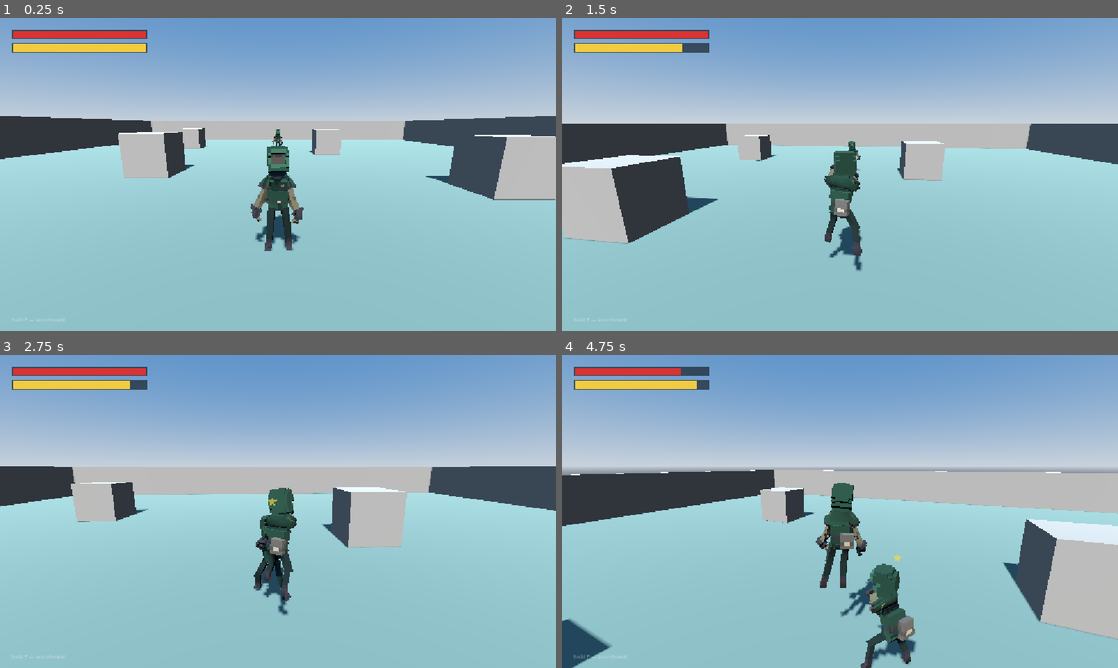
Above: before the commit, frames 1-4 (two rows, left to right).
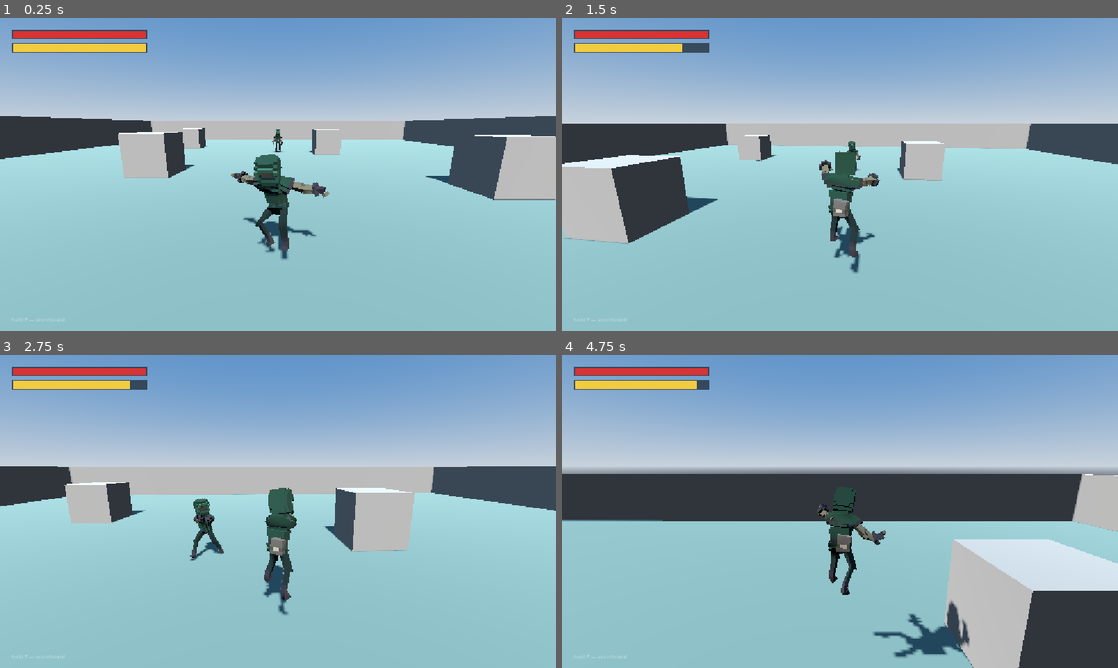
Above: after the commit, the same moments.

Repository: therealssorw/astria
Game: Godot game, scene res://scenes/main.tscn
The game is run twice, just before and just after one commit, with the same random seed, the same clock (stepped at 60 frames per second) and the same inputs. This scene is started directly instead of the project's main scene. A sky picture missing from this copy of the repository is replaced by a grey-blue gradient. Sound files missing from this copy of the repository are replaced by a short silence.
Inputs (mouse positions are in pixels of both pictures, inside the frame that each line leads up to):
- Up to frame 1 (0.25 s): no input
- Up to frame 2 (1.5 s): tap Enter (ui_accept) at 0.5 s; move the mouse to (867, 174) at 0.52 s; hold W (move_forward) from 0.53 s (still down); tap Space (jump) at 0.6, 0.77, 1.07 s; click (867, 174) at 0.67 s; move the mouse to (812, 174) at 1.27 s; click (812, 174) at 1.35 s
- Up to frame 3 (2.75 s): keep holding W (move_forward); tap Space (jump) at 1.52, 1.55, 1.82, 2.3 s; move the mouse to (289, 505) at 2.02 s; hold Right mouse button (block) from 2.03 s (still down)
- Up to frame 4 (4.75 s): keep holding W (move_forward); move the mouse to (834, 517) at 2.77 s; release Right mouse button (block) at 2.78 s; tap E (interact) at 2.85 s; click (834, 517) at 2.92 s; tap Space (jump) at 3.02, 3.05, 3.32, 3.77, 3.8, 4.07, 4.52, 4.55 s; move the mouse to (878, 514) at 3.52 s; tap Tab (lock_on) at 3.6 s; move the mouse to (795, 508) at 4.27 s; tap P (scoreboard) at 4.35 s

The runs differ from the first frame. In frame 1, 2.1% of the frame differs, in the area x 41-60%, y 40-78%; in frame 2, 0.9%; in frame 3, 2.2%; in frame 4, 28%, in the area x 0-100%, y 4-100%.

Commit message:
Add a real jump animation for the airborne state
The "air" state played the idle clip as a placeholder. Use the Mixamo Jumping
clip instead, installed under Movement/Jumping with the mixamo bonemap
retarget in its .import.

The clip is one full 1.9s cycle (crouch, launch, apex, touchdown, recover),
which cannot be dropped in whole:

- Its leading crouch is anticipation the gameplay never has. A jump press sets
  velocity.y on the same frame, so the crouch would play while the character
  is already rising.
- Its hips carry ~1m of vertical root motion. Physics already moves the
  capsule, so keeping that rise would double-count the jump and float the
  model off its collision shape.

So the CLIPS table gains optional "slice" and "pin_hips_at" fields: the jump
entry takes 0.45-1.10 (mid-extension through touchdown, 0.65s) and freezes the
hips at the clip's neutral standing pose. _slice resamples the range at the
30fps import rate, so the leg tuck and other rotations survive intact. The
slice does not loop, so its final legs-reaching-down frame holds for the rest
of a long fall.

Verified headlessly: the clip builds with all 52 source tracks, hips span is
exactly zero, the knee still rotates ~37 degrees through the slice, and
entering the air state plays it (restarting correctly on a second jump).

Co-Authored-By: Claude Opus 5 <noreply@anthropic.com>

Diff:
--- a/scripts/entities/rouge_visual.gd
+++ b/scripts/entities/rouge_visual.gd
@@ -13,6 +13,15 @@
 	"run": {"path": ANIM_DIR + "Movement/Running/Running.fbx", "speed": 1.0, "loop": true},
 	"slide": {"path": ANIM_DIR + "Movement/Sliding/Running Slide.fbx", "speed": 1.0, "loop": true},
 	"block": {"path": ANIM_DIR + "Combat/Blocking/Boxing.fbx", "speed": 1.0, "loop": true},
+	# One 1.9s Mixamo cycle: crouch, launch, apex, touchdown, recover. Only the
+	# airborne slice is used. The leading crouch is anticipation the gameplay
+	# never has (a jump press sets velocity.y the same frame, so a crouch would
+	# play while already rising), and the trailing landing would fight the
+	# grounded clips, so the slice runs from mid-extension (0.45, just before
+	# the feet leave at 0.50) to touchdown (1.10). It does not loop: the last
+	# frame is the legs-reaching-down pose, which holds for the rest of a fall.
+	"jump": {"path": ANIM_DIR + "Movement/Jumping/Jumping.fbx", "speed": 1.0, "loop": false,
+			"slice": [0.45, 1.10], "pin_hips_at": 0.0},
 	"strafe_l": {"path": ANIM_DIR + "Movement/Strafing/Left Strafe Walking.fbx", "speed": 1.0, "loop": true},
 	"strafe_r": {"path": ANIM_DIR + "Movement/Strafing/Right Strafe Walking.fbx", "speed": 1.0, "loop": true},
 	"walk_back": {"path": ANIM_DIR + "Movement/Walking/Walking Backwards.fbx", "speed": 1.0, "loop": true},
@@ -55,7 +64,16 @@
 		var src: Node = (load(cfg.path) as PackedScene).instantiate()
 		var src_ap: AnimationPlayer = src.find_children("*", "AnimationPlayer", true, false)[0]
 		var anim: Animation = src_ap.get_animation("mixamo_com").duplicate(true)
+		# Read the neutral standing hips off the FULL clip before any slicing:
+		# a slice starting mid-motion has no neutral frame of its own.
+		var neutral_hips := Vector3.ZERO
+		if cfg.has("pin_hips_at"):
+			neutral_hips = _sample_hips(anim, cfg.pin_hips_at)
+		if cfg.has("slice"):
+			anim = _slice(anim, cfg.slice[0], cfg.slice[1])
 		_repath_tracks(anim, skel_path)
+		if cfg.has("pin_hips_at"):
+			_pin_hips(anim, neutral_hips)
 		if cfg.loop:
 			anim.loop_mode = Animation.LOOP_LINEAR
 		clip_lengths[key] = anim.length
@@ -150,6 +168,55 @@
 				var v: Vector3 = anim.track_get_key_value(i, k)
 				anim.track_set_key_value(i, k, Vector3(first.x, v.y, first.z))
 
+## Hips position at `time` in an un-repathed imported clip (the neutral pose
+## reference for _pin_hips).
+func _sample_hips(anim: Animation, time: float) -> Vector3:
+	for i in anim.get_track_count():
+		var p := anim.track_get_path(i)
+		if p.get_subname_count() > 0 and p.get_subname(0) == "Hips" \
+				and anim.track_get_type(i) == Animation.TYPE_POSITION_3D:
+			return anim.position_track_interpolate(i, time)
+	return Vector3.ZERO
+
+## Extracts [from, to] of `anim` as a standalone clip, resampled at the 30 fps
+## import rate so nothing is lost. Lets one imported cycle provide a phase of
+## itself (the jump's airborne portion) instead of needing a pre-trimmed FBX.
+func _slice(anim: Animation, from: float, to: float) -> Animation:
+	const FPS := 30.0
+	var out := Animation.new()
+	var dur := to - from
+	out.length = dur
+	for i in anim.get_track_count():
+		var type := anim.track_get_type(i)
+		if type not in [Animation.TYPE_POSITION_3D, Animation.TYPE_ROTATION_3D,
+				Animation.TYPE_SCALE_3D]:
+			continue
+		var t := out.add_track(type)
+		out.track_set_path(t, anim.track_get_path(i))
+		for s in int(ceil(dur * FPS)) + 1:
+			var local := minf(float(s) / FPS, dur)
+			var at := from + local
+			match type:
+				Animation.TYPE_POSITION_3D:
+					out.track_insert_key(t, local, anim.position_track_interpolate(i, at))
+				Animation.TYPE_ROTATION_3D:
+					out.track_insert_key(t, local, anim.rotation_track_interpolate(i, at))
+				_:
+					out.track_insert_key(t, local, anim.scale_track_interpolate(i, at))
+	return out
+
+## Freezes the hips at `neutral`, killing the clip's vertical root motion too
+## (unlike _repath_tracks, which keeps the Y bounce). The jump clip lifts the
+## hips ~1m, but gameplay physics already moves the capsule — keeping that rise
+## would double-count it and float the model off the collision shape.
+func _pin_hips(anim: Animation, neutral: Vector3) -> void:
+	for i in anim.get_track_count():
+		var p := anim.track_get_path(i)
+		if p.get_subname_count() > 0 and p.get_subname(0) == "Hips" \
+				and anim.track_get_type(i) == Animation.TYPE_POSITION_3D:
+			for k in anim.track_get_key_count(i):
+				anim.track_set_key_value(i, k, neutral)
+
 func _setup_materials() -> void:
 	# The FBX references its textures by filename, but they live in TEX_DIR
 	# (not next to the model), so bind them here by matching material names
@@ -244,7 +311,8 @@
 		"run":
 			_play("run" if speed_ratio > 0.65 else "walk")
 		"air":
-			_play("idle")
+			# short blend so the push-off reads snappy instead of fading in
+			_play("jump", 0.1)
 		"block":
 			_play("block")
 		"strafe_l", "strafe_r", "walk_back":
Binary file added: Assets/Animations/Humanoid/Movement/Jumping/Jumping.fbx
Not shown, added: Assets/Animations/Humanoid/Movement/Jumping/Jumping.fbx.import
